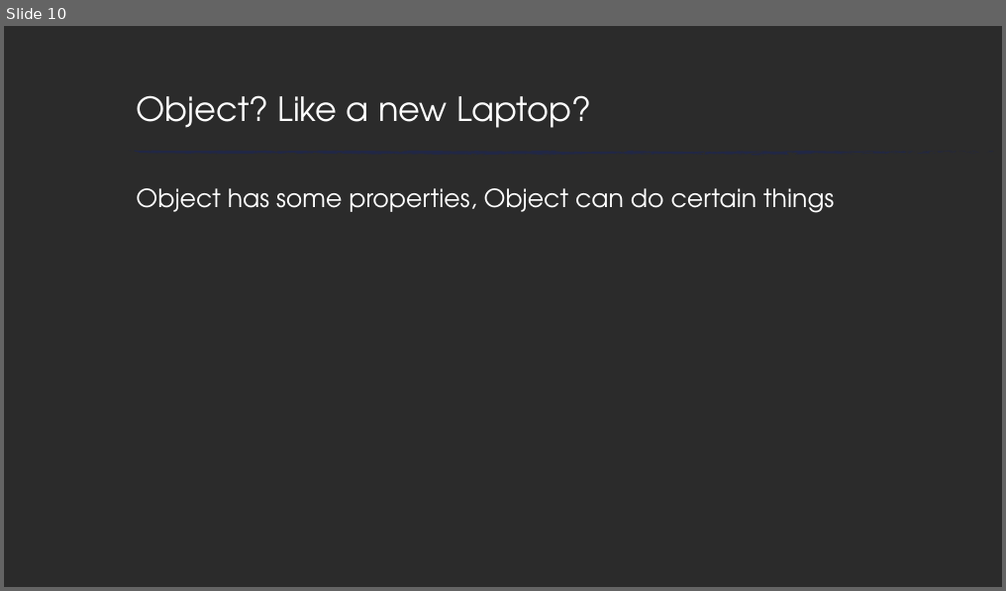
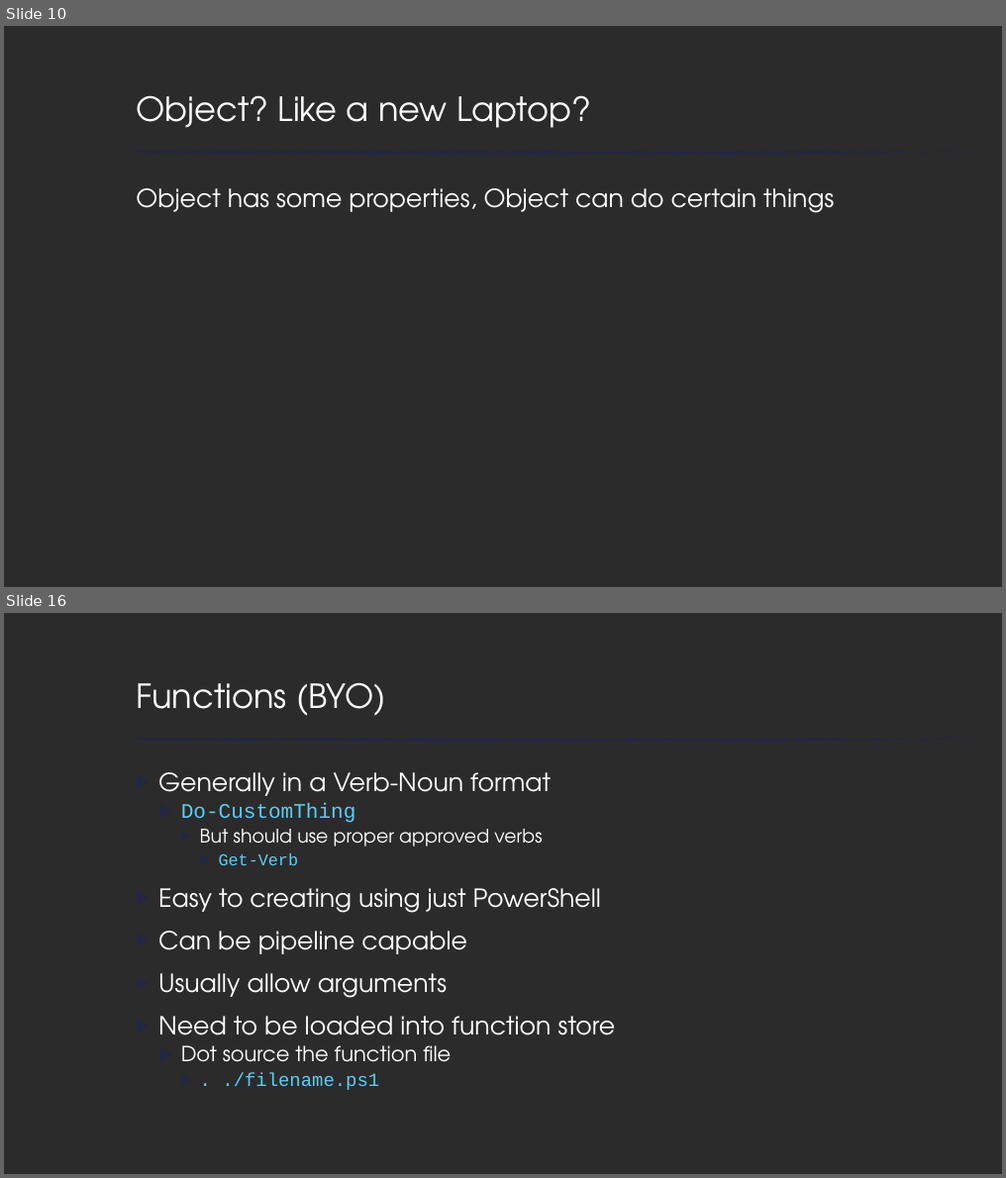
Before and after one commit to ryandcoates/bcc-ps101, a slide deck: bcc18-ps101.pptx. Shown one above the other, each under a label of ours: slide 10 before the commit, slides 10 and 16 after it; the slides between them are not shown. The pictures are 1006x591 and 1006x1178 pixels, drawn with LibreOffice and Linux fonts; fonts in the diff are those of the drawing; background and template pictures are left out; a plain dark background stands for a picture behind light text. Boxes give left, top, right and bottom in pixels: in the first picture for what was removed or moved away, otherwise in the second. Text is boxed around its words. In the diff, an @@ line names an element or a change of style, - is before the commit and + after.

```diff
--- a/bcc18-ps101.pptx
+++ b/bcc18-ps101.pptx
@@ slide 16 added at (4, 613, 1002, 1174), background picture (left out); not listed: 74 template elements that a slide beside it also shows @@
@@ title added at (136, 682, 386, 716), 32 pt, text #FFFFFF @@
+Functions (BYO)
@@ text added at (158, 772, 616, 1090), 24 pt, text #FFFFFF @@
+▶ Generally in a Verb-Noun format
+  ▶ Do-CustomThing
+    ▶ But should use proper approved verbs
+      ▶ Get-Verb
+▶ Easy to creating using just PowerShell
+▶ Can be pipeline capable
+▶ Usually allow arguments
+▶ Need to be loaded into function store
+  ▶ Dot source the function file
+    ▶ . ./filename.ps1
```
Also in this commit, not shown: 2 slides changed, 3 other slides added.
